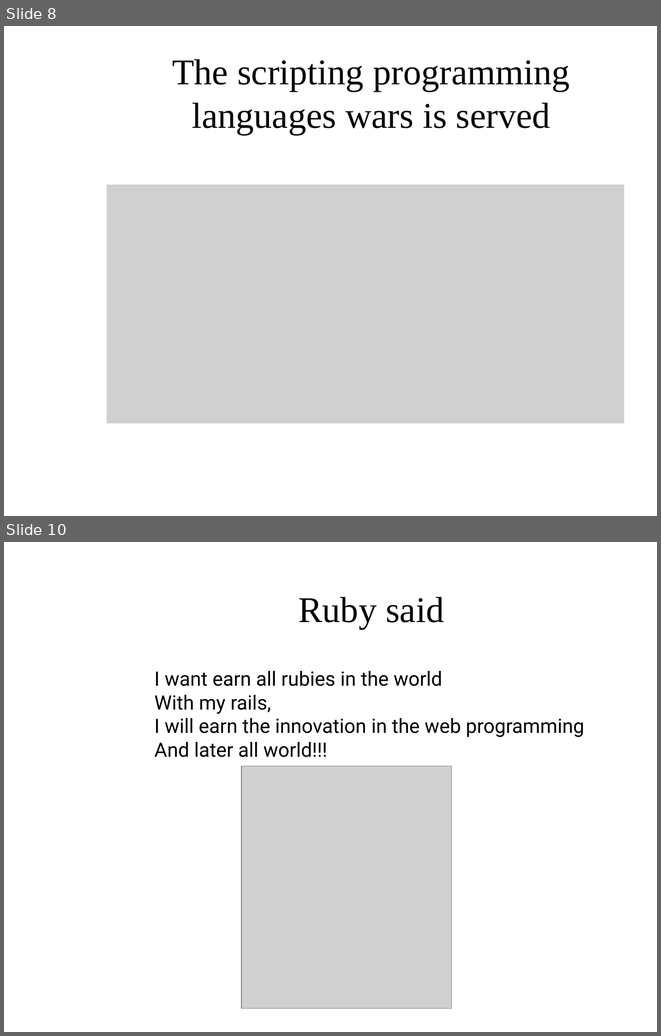
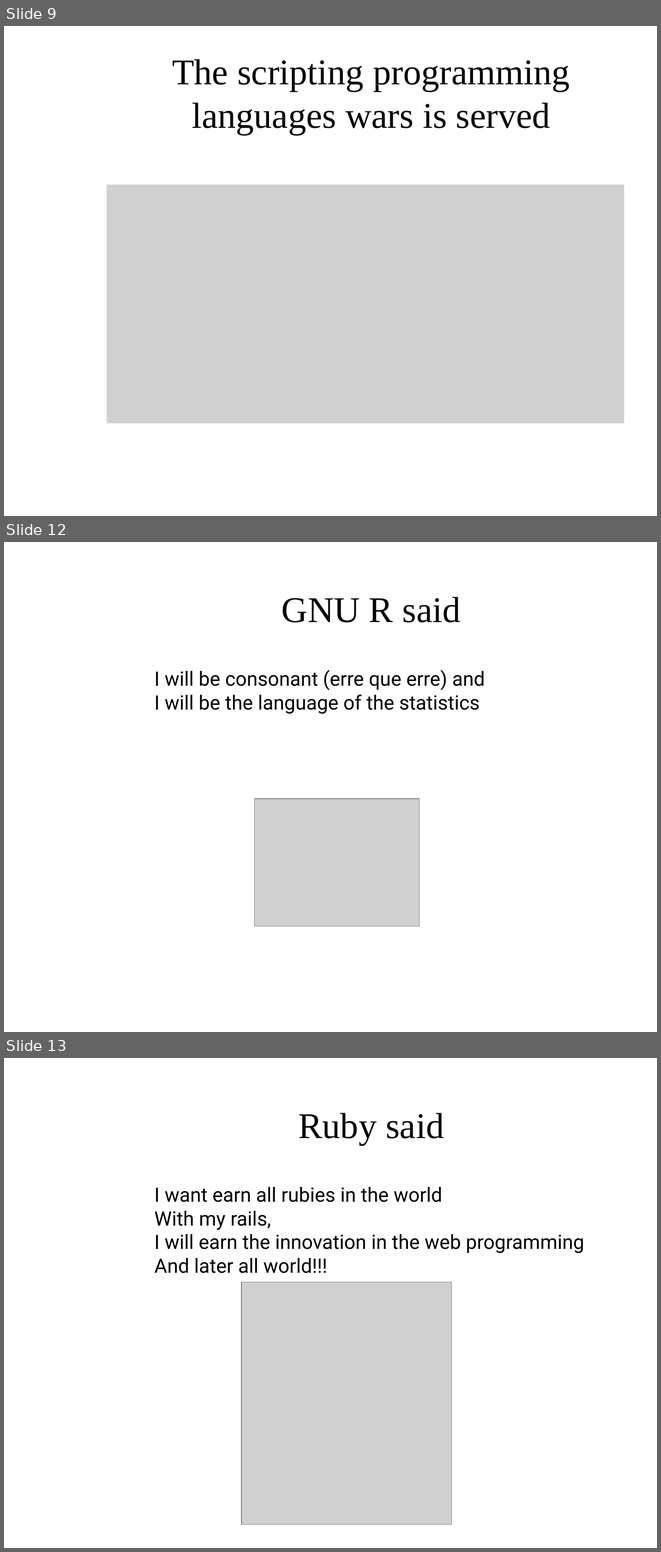
Before and after one commit to davidam/python-examples, a slide deck: slides/python-popular.odp. Shown one above the other, each under a label of ours: slides 8 and 10 before the commit, slides 9, 12 and 13 after it; the slides between them are not shown. The pictures are 661x1036 and 661x1552 pixels, drawn with LibreOffice and Linux fonts; fonts in the diff are those of the drawing; grey boxes stand for pictures; background and template pictures are left out. Boxes give left, top, right and bottom in pixels: in the first picture for what was removed or moved away, otherwise in the second. Text is boxed around its words. In the diff, an @@ line names an element or a change of style, - is before the commit and + after.

```diff
--- a/slides/python-popular.odp
+++ b/slides/python-popular.odp
@@ slide 12 added at [4,542,657,1032], background picture (left out) @@
@@ title added at [282,597,460,623], 44 pt, text #050505 @@
+GNU R said
@@ text added at [155,670,485,714], 24 pt, text #000000 @@
+I will be consonant (erre que erre) and
+I will be the language of the statistics
@@ picture added at [255,799,420,926] @@
@@ what was slide 8 is now slide 9 @@
@@ what was slide 10 is now slide 13 @@
```
Also in this commit, not shown: 1 slide changed, 2 other slides added, 1 other file.
